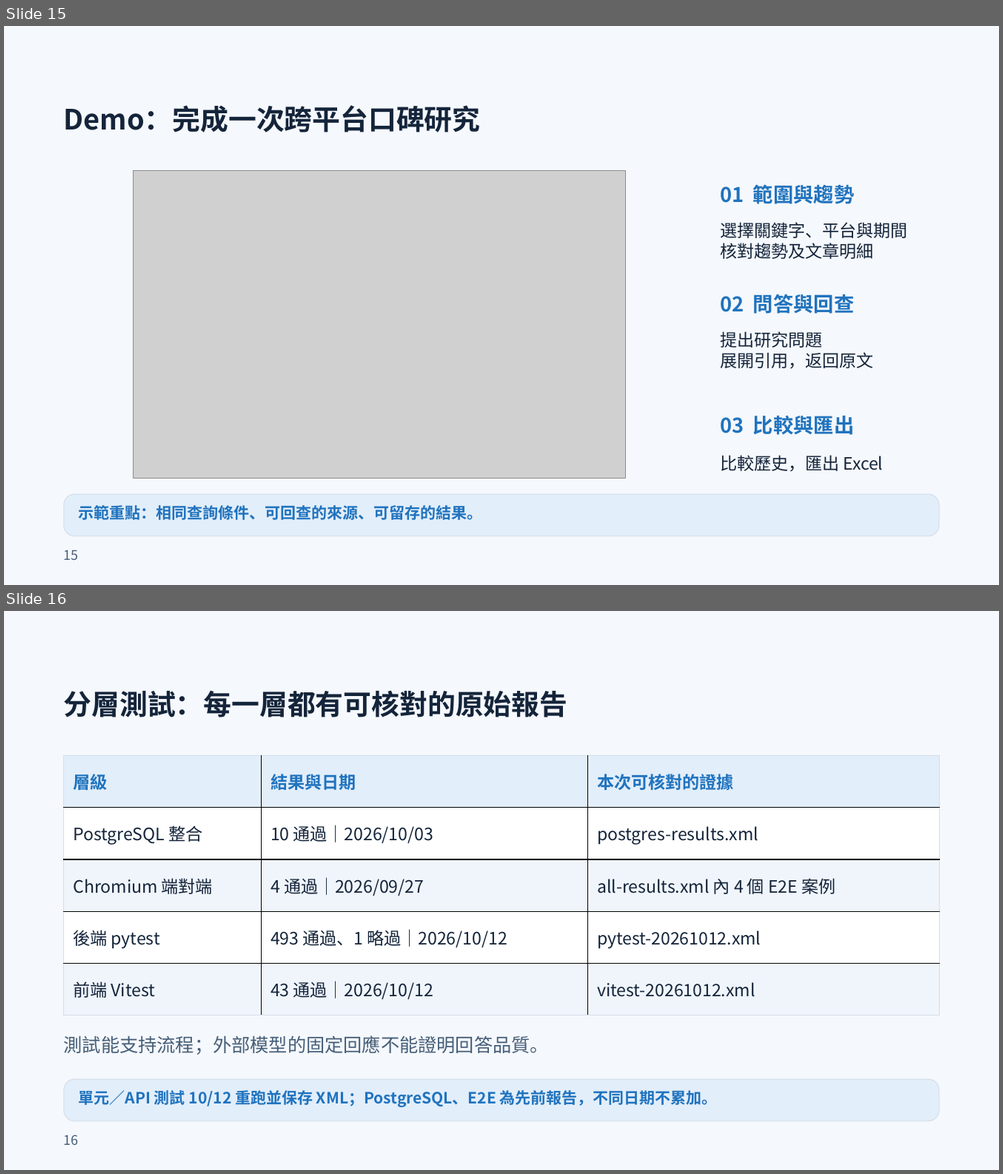
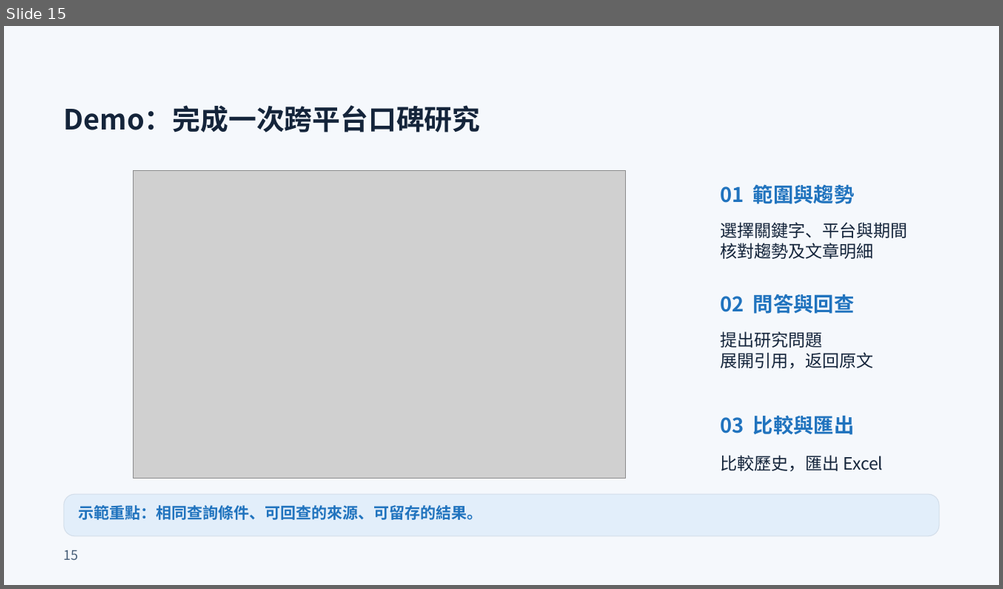
Before and after one commit to xujiaquan05/115405, a slide deck: output/ppt-review-20261011/final/MeBOD_複審簡報_第二輪修訂版.pptx. Shown one above the other, each under a label of ours: slides 15 and 16 before the commit, slide 15 after it. The pictures are 1003x1174 and 1003x589 pixels, drawn with LibreOffice and Linux fonts; fonts in the diff are those of the drawing; grey boxes stand for pictures. Boxes give left, top, right and bottom in pixels: in the first picture for what was removed or moved away, otherwise in the second. Text is boxed around its words. In the diff, an @@ line names an element or a change of style, - is before the commit and + after.

```diff
--- a/output/ppt-review-20261011/final/MeBOD_複審簡報_第二輪修訂版.pptx
+++ b/output/ppt-review-20261011/final/MeBOD_複審簡報_第二輪修訂版.pptx
@@ slide 16 removed at [4, 611, 999, 1170], background #F5F8FC @@
@@ text removed at [64, 690, 567, 718] @@
-分層測試：每一層都有可核對的原始報告
@@ table removed at [64, 756, 939, 1016], 5 rows, 3 columns @@
-層級 | 結果與日期 | 本次可核對的證據
-PostgreSQL 整合 | 10 通過｜2026/10/03 | postgres-results.xml
-Chromium 端對端 | 4 通過｜2026/09/27 | all-results.xml 內 4 個 E2E 案例
-後端 pytest | 493 通過、1 略過｜2026/10/12 | pytest-20261012.xml
-前端 Vitest | 43 通過｜2026/10/12 | vitest-20261012.xml
@@ text removed at [64, 1036, 549, 1055] @@
-測試能支持流程；外部模型的固定回應不能證明回答品質。
@@ rounded rectangle removed at [64, 1079, 939, 1122] @@
@@ text removed at [79, 1091, 717, 1108] @@
-單元／API 測試 10/12 重跑並保存 XML；PostgreSQL、E2E 為先前報告，不同日期不累加。
@@ text removed at [64, 1135, 79, 1145] @@
-16
```
Also in this commit, not shown: 10 slides changed, 3 other files.
